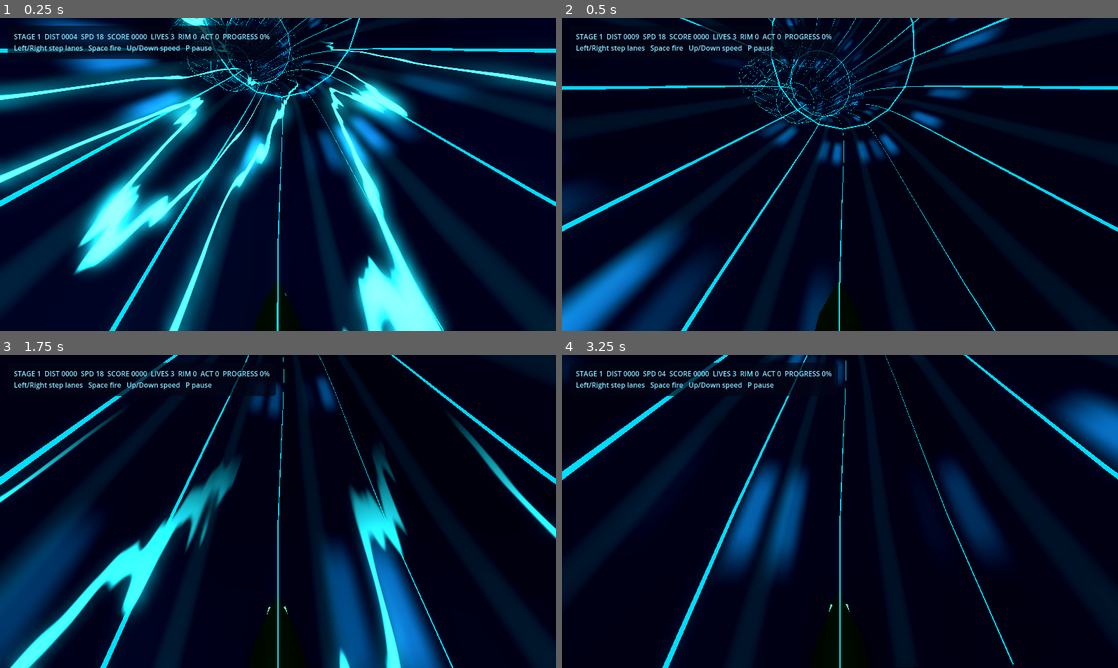
Above: before the commit, frames 1-4 (two rows, left to right).
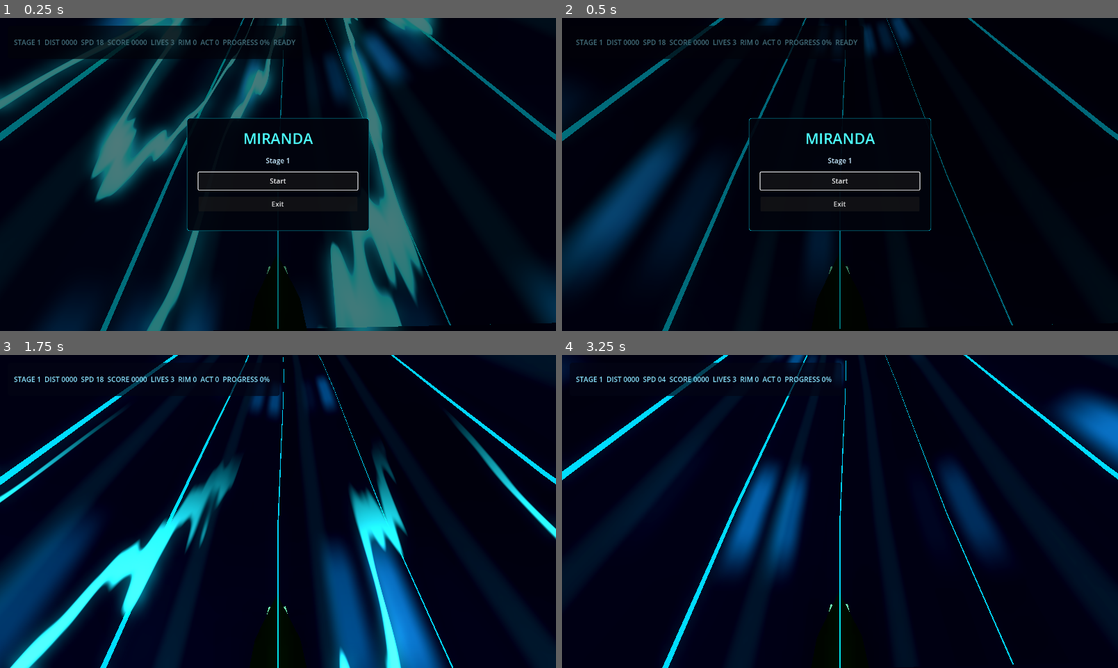
Above: after the commit, the same moments.

Repository: hobsojam/super-miranda-3d
Game: Godot game, scene res://scenes/storm_preview.tscn
The game is run twice, just before and just after one commit, with the same random seed, the same clock (stepped at 60 frames per second) and the same inputs.
Inputs (mouse positions are in pixels of both pictures, inside the frame that each line leads up to):
- Up to frame 1 (0.25 s): no input
- Up to frame 2 (0.5 s): no input
- Up to frame 3 (1.75 s): click (278, 517) at 0.5 s, where only the run after the commit has a clickable "Start"; tap Enter (ui_accept) at 1.25, 1.52, 1.55 s; hold Right (ui_right) from 1.28 s (still down); hold R from 1.28 s (still down)
- Up to frame 4 (3.25 s): tap Enter (ui_accept) at 1.82, 2.1, 2.27, 2.57, 3.05 s; release Right (ui_right) at 2.03 s; release R at 2.03 s; hold Down 2.03-2.78 s; tap R at 2.3 s; hold Right (ui_right) from 2.78 s (still down); hold R from 2.78 s (still down)

The runs differ from the first frame. In frame 1, 55% of the frame differs, in the area x 0-100%, y 0-100%; in frame 2, 27%; in frame 3, 1.3%; in frame 4, 1.3%.

Commit message:
Add enemy art and game state overlays

Diff:
--- a/scripts/storm_stage.gd
+++ b/scripts/storm_stage.gd
@@ -61,6 +61,7 @@
 var _score: int = 0
 var _stage: int = 1
 var _game_over: bool = false
+var _game_complete: bool = false
 var _fire_timer: float = 0.0
 var _base_passes: Array[AudioStream] = []
 var _drums_high_passes: Array[AudioStream] = []
@@ -68,6 +69,13 @@
 var _loaded_music_stage: int = 0
 var _music_intensity: float = 0.0
 var _damage_invulnerability_timer: float = 0.0
+var _run_active: bool = false
+var _state_layer: CanvasLayer
+var _state_panel: Control
+var _state_title: Label
+var _state_body: Label
+var _state_primary_button: Button
+var _state_secondary_button: Button
 
 class StageHazard:
 	var spawn_distance: float
@@ -107,7 +115,10 @@
 	_runner = get_node(runner_path)
 	_hud_label = get_node(hud_label_path) as Label
 	_setup_audio()
+	_setup_state_overlay()
 	_build_stage_one()
+	_runner.set_input_enabled(false)
+	_show_start_screen()
 	_update_hud()
 
 func _exit_tree() -> void:
@@ -132,7 +143,9 @@
 		restart_stage()
 		return
 
-	if _game_over:
+	if not _run_active or _game_over:
+		if Input.is_action_just_pressed("ui_accept"):
+			_start_game()
 		return
 
 	_fire_timer = maxf(_fire_timer - delta, 0.0)
@@ -181,6 +194,8 @@
 	_score = 0
 	_stage = 1
 	_game_over = false
+	_game_complete = false
+	_run_active = true
 	_fire_timer = 0.0
 	_damage_invulnerability_timer = 0.0
 	_runner.set_input_enabled(true)
@@ -192,7 +207,11 @@
 	_build_stage_one()
 	_storm.set_guide_overdraw_enabled(true)
 	_load_music_stage(1)
+	_hide_state_overlay()
 	_update_hud()
+
+func _start_game() -> void:
+	restart_stage()
 
 func _build_stage_one() -> void:
 	_hazards.clear()
@@ -299,6 +318,106 @@
 func _stage_end_distance() -> float:
 	return maxf(_storm.route_length, 1.0)
 
+func _setup_state_overlay() -> void:
+	_state_layer = CanvasLayer.new()
+	_state_layer.layer = 20
+	_state_layer.process_mode = Node.PROCESS_MODE_ALWAYS
+	add_child(_state_layer)
+
+	var dim: ColorRect = ColorRect.new()
+	dim.name = "StateDim"
+	dim.set_anchors_preset(Control.PRESET_FULL_RECT)
+	dim.color = Color(0.0, 0.0, 0.0, 0.52)
+	_state_layer.add_child(dim)
+	_state_panel = dim
+
+	var panel: PanelContainer = PanelContainer.new()
+	panel.set_anchors_preset(Control.PRESET_CENTER)
+	panel.offset_left = -210.0
+	panel.offset_top = -130.0
+	panel.offset_right = 210.0
+	panel.offset_bottom = 130.0
+	panel.add_theme_stylebox_override("panel", _state_panel_style())
+	dim.add_child(panel)
+
+	var margin: MarginContainer = MarginContainer.new()
+	margin.add_theme_constant_override("margin_left", 26)
+	margin.add_theme_constant_override("margin_top", 22)
+	margin.add_theme_constant_override("margin_right", 26)
+	margin.add_theme_constant_override("margin_bottom", 22)
+	panel.add_child(margin)
+
+	var box: VBoxContainer = VBoxContainer.new()
+	box.add_theme_constant_override("separation", 16)
+	margin.add_child(box)
+
+	_state_title = Label.new()
+	_state_title.horizontal_alignment = HORIZONTAL_ALIGNMENT_CENTER
+	_state_title.add_theme_color_override("font_color", Color(0.3, 1.0, 1.0))
+	_state_title.add_theme_font_size_override("font_size", 34)
+	box.add_child(_state_title)
+
+	_state_body = Label.new()
+	_state_body.horizontal_alignment = HORIZONTAL_ALIGNMENT_CENTER
+	_state_body.autowrap_mode = TextServer.AUTOWRAP_WORD_SMART
+	_state_body.add_theme_color_override("font_color", Color(0.78, 0.92, 1.0))
+	_state_body.add_theme_font_size_override("font_size", 16)
+	box.add_child(_state_body)
+
+	_state_primary_button = Button.new()
+	_state_primary_button.custom_minimum_size = Vector2(0.0, 40.0)
+	_state_primary_button.pressed.connect(_start_game)
+	box.add_child(_state_primary_button)
+
+	_state_secondary_button = Button.new()
+	_state_secondary_button.custom_minimum_size = Vector2(0.0, 34.0)
+	_state_secondary_button.text = "Exit"
+	_state_secondary_button.pressed.connect(_on_state_exit_pressed)
+	box.add_child(_state_secondary_button)
+
+func _state_panel_style() -> StyleBoxFlat:
+	var style: StyleBoxFlat = StyleBoxFlat.new()
+	style.bg_color = Color(0.006, 0.014, 0.05, 0.92)
+	style.border_color = Color(0.0, 0.9, 1.0, 0.85)
+	style.border_width_left = 1
+	style.border_width_top = 1
+	style.border_width_right = 1
+	style.border_width_bottom = 1
+	style.corner_radius_top_left = 6
+	style.corner_radius_top_right = 6
+	style.corner_radius_bottom_right = 6
+	style.corner_radius_bottom_left = 6
+	return style
+
+func _show_start_screen() -> void:
+	_run_active = false
+	_state_title.text = "MIRANDA"
+	_state_body.text = "Stage 1"
+	_state_primary_button.text = "Start"
+	_state_panel.visible = true
+	_state_primary_button.grab_focus()
+
+func _show_game_over_screen() -> void:
+	_state_title.text = "GAME OVER"
+	_state_body.text = "Score %04d    Stage %d" % [_score, _stage]
+	_state_primary_button.text = "Restart"
+	_state_panel.visible = true
+	_state_primary_button.grab_focus()
+
+func _show_complete_screen() -> void:
+	_state_title.text = "STORM CLEAR"
+	_state_body.text = "Score %04d" % _score
+	_state_primary_button.text = "Restart"
+	_state_panel.visible = true
+	_state_primary_button.grab_focus()
+
+func _hide_state_overlay() -> void:
+	if _state_panel:
+		_state_panel.visible = false
+
+func _on_state_exit_pressed() -> void:
+	get_tree().quit()
+
 func _advance_stage() -> void:
 	_play_sfx(CLEAR_SOUND)
 	_damage_invulnerability_timer = 0.0
@@ -319,16 +438,15 @@
 		return
 	_runner.set_input_enabled(false)
 	_game_over = true
+	_game_complete = true
+	_run_active = false
+	_show_complete_screen()
 	_update_hud()
 
 func _ensure_marker(hazard: StageHazard) -> void:
 	if _active_markers.has(hazard):
 		return
-	var marker: Node3D = Node3D.new()
-	var body: MeshInstance3D = MeshInstance3D.new()
-	body.mesh = _mesh_for_kind(hazard.kind)
-	body.material_override = _material_for_kind(hazard.kind)
-	marker.add_child(body)
+	var marker: Node3D = _build_enemy_marker(hazard.kind)
 	_storm.add_child(marker)
 	_active_markers[hazard] = marker
 
@@ -343,6 +461,7 @@
 	var side: Vector3 = radial.cross(forward).normalized()
 	marker.global_position = sample.position + radial * (_storm.radius * 0.84)
 	marker.global_basis = Basis(side, radial, -forward).orthonormalized()
+	_animate_enemy_art(marker, hazard.kind)
 
 func _hit_player(hazard: StageHazard) -> void:
 	hazard.hit = true
@@ -508,12 +627,8 @@
 	_update_rim_obstacle_pose(obstacle, _lane_stack_index(obstacle))
 
 func _build_obstacle_marker(kind: String) -> Node3D:
-	var marker: Node3D = Node3D.new()
-	var body: MeshInstance3D = MeshInstance3D.new()
-	body.mesh = _mesh_for_kind(kind)
-	body.material_override = _material_for_kind(kind)
-	body.scale = Vector3.ONE * 1.15
-	marker.add_child(body)
+	var marker: Node3D = _build_enemy_marker(kind)
+	marker.scale = Vector3.ONE * 1.15
 	return marker
 
 func _update_rim_obstacles(delta: float, player_lane: int) -> void:
@@ -557,6 +672,7 @@
 	var side_offset: float = _stack_offset(stack_index)
 	obstacle.marker.global_position = sample.position + radial * (_storm.radius * 0.86) + side * side_offset
 	obstacle.marker.global_basis = Basis(side, radial, -forward).orthonormalized()
+	_animate_enemy_art(obstacle.marker, obstacle.kind)
 
 func _lane_stack_index(obstacle: RimObstacle) -> int:
 	var index: int = 0
@@ -608,12 +724,15 @@
 	if _game_over:
 		return
 	_game_over = true
+	_game_complete = false
+	_run_active = false
 	_runner.set_input_enabled(false)
 	_clear_markers()
 	_clear_bullets()
 	_clear_enemy_bolts()
 	_clear_rim_obstacles()
 	_play_sfx(GAME_OVER_SOUND, -2.0)
+	_show_game_over_screen()
 
 func _burst_rim_obstacles() -> void:
 	for obstacle in _rim_obstacles:
@@ -644,33 +763,96 @@
 		obstacle.marker.queue_free()
 	_rim_obstacles.clear()
 
-func _mesh_for_kind(kind: String) -> Mesh:
+func _build_enemy_marker(kind: String) -> Node3D:
+	var marker: Node3D = Node3D.new()
+	marker.set_meta("kind", kind)
+	var material: StandardMaterial3D = _material_for_kind(kind)
+	var accent: StandardMaterial3D = _accent_material_for_kind(kind)
 	match kind:
 		"tanker":
-			var mesh: BoxMesh = BoxMesh.new()
-			mesh.size = Vector3(2.6, 1.1, 1.4)
-			return mesh
+			_add_box_part(marker, Vector3(2.5, 0.72, 1.35), Vector3.ZERO, Vector3.ZERO, material)
+			_add_box_part(marker, Vector3(0.32, 1.24, 1.7), Vector3(-1.15, 0.0, 0.0), Vector3.ZERO, accent)
+			_add_box_part(marker, Vector3(0.32, 1.24, 1.7), Vector3(1.15, 0.0, 0.0), Vector3.ZERO, accent)
+			_add_sphere_part(marker, 0.28, Vector3(0.0, 0.52, -0.72), material)
 		"spiker":
-			var mesh: PrismMesh = PrismMesh.new()
-			mesh.size = Vector3(1.5, 1.2, 2.3)
-			return mesh
+			_add_prism_part(marker, Vector3(0.62, 0.62, 2.75), Vector3.ZERO, Vector3.ZERO, material)
+			_add_box_part(marker, Vector3(1.65, 0.08, 0.18), Vector3(0.0, 0.0, -0.35), Vector3(0.0, 0.0, 0.35), accent)
+			_add_box_part(marker, Vector3(1.15, 0.08, 0.16), Vector3(0.0, 0.0, 0.45), Vector3(0.0, 0.0, -0.45), accent)
+			_add_prism_part(marker, Vector3(0.28, 0.28, 0.9), Vector3(-0.48, 0.16, 0.82), Vector3(0.0, 0.0, 0.35), accent)
+			_add_prism_part(marker, Vector3(0.28, 0.28, 0.9), Vector3(0.48, -0.16, 0.82), Vector3(0.0, 0.0, -0.35), accent)
 		"pulsar":
-			var mesh: SphereMesh = SphereMesh.new()
-			mesh.radius = 0.78
-			mesh.height = 1.55
-			return mesh
+			var spin: Node3D = Node3D.new()
+			spin.name = "Spin"
+			marker.add_child(spin)
+			_add_sphere_part(spin, 0.58, Vector3.ZERO, material)
+			_add_box_part(spin, Vector3(2.05, 0.08, 0.08), Vector3.ZERO, Vector3.ZERO, accent)
+			_add_box_part(spin, Vector3(0.08, 2.05, 0.08), Vector3.ZERO, Vector3.ZERO, accent)
+			_add_box_part(spin, Vector3(0.08, 0.08, 1.45), Vector3.ZERO, Vector3.ZERO, accent)
 		"exploder":
-			var mesh: SphereMesh = SphereMesh.new()
-			mesh.radius = 1.0
-			mesh.height = 2.0
-			return mesh
+			var pulse: Node3D = Node3D.new()
+			pulse.name = "Pulse"
+			marker.add_child(pulse)
+			_add_sphere_part(pulse, 0.74, Vector3.ZERO, material)
+			_add_box_part(pulse, Vector3(2.0, 0.07, 0.07), Vector3.ZERO, Vector3(0.0, 0.0, 0.55), accent)
+			_add_box_part(pulse, Vector3(0.07, 2.0, 0.07), Vector3.ZERO, Vector3(0.0, 0.0, -0.55), accent)
+			_add_box_part(pulse, Vector3(0.07, 0.07, 2.0), Vector3.ZERO, Vector3(0.55, 0.0, 0.0), accent)
 		"spike":
-			var mesh: PrismMesh = PrismMesh.new()
-			mesh.size = Vector3(0.9, 0.9, 1.5)
-			return mesh
+			_add_prism_part(marker, Vector3(0.42, 0.42, 1.45), Vector3.ZERO, Vector3.ZERO, material)
+			_add_prism_part(marker, Vector3(0.32, 0.32, 1.05), Vector3(-0.36, 0.0, 0.12), Vector3(0.0, 0.85, 0.0), accent)
+			_add_prism_part(marker, Vector3(0.32, 0.32, 1.05), Vector3(0.36, 0.0, 0.12), Vector3(0.0, -0.85, 0.0), accent)
+		_:
+			_add_prism_part(marker, Vector3(0.82, 0.52, 2.05), Vector3.ZERO, Vector3.ZERO, material)
+			_add_box_part(marker, Vector3(1.45, 0.08, 0.34), Vector3(0.0, 0.0, 0.35), Vector3(0.0, 0.0, -0.45), accent)
+			_add_box_part(marker, Vector3(0.78, 0.08, 0.28), Vector3(-0.48, 0.0, -0.32), Vector3(0.0, 0.0, 0.62), accent)
+			_add_box_part(marker, Vector3(0.78, 0.08, 0.28), Vector3(0.48, 0.0, -0.32), Vector3(0.0, 0.0, -0.62), accent)
+	return marker
+
+func _add_box_part(parent: Node3D, size: Vector3, position: Vector3, rotation: Vector3, material: StandardMaterial3D) -> MeshInstance3D:
+	var part: MeshInstance3D = MeshInstance3D.new()
+	var mesh: BoxMesh = BoxMesh.new()
+	mesh.size = size
+	part.mesh = mesh
+	part.position = position
+	part.rotation = rotation
+	part.material_override = material
+	parent.add_child(part)
+	return part
+
+func _add_prism_part(parent: Node3D, size: Vector3, position: Vector3, rotation: Vector3, material: StandardMaterial3D) -> MeshInstance3D:
+	var part: MeshInstance3D = MeshInstance3D.new()
 	var mesh: PrismMesh = PrismMesh.new()
-	mesh.size = Vector3(1.1, 0.9, 2.0)
-	return mesh
+	mesh.size = size
+	part.mesh = mesh
+	part.position = position
+	part.rotation = rotation
+	part.material_override = material
+	parent.add_child(part)
+	return part
+
+func _add_sphere_part(parent: Node3D, radius: float, position: Vector3, material: StandardMaterial3D) -> MeshInstance3D:
+	var part: MeshInstance3D = MeshInstance3D.new()
+	var mesh: SphereMesh = SphereMesh.new()
+	mesh.radius = radius
+	mesh.height = radius * 2.0
+	part.mesh = mesh
+	part.position = position
+	part.material_override = material
+	parent.add_child(part)
+	return part
+
+func _animate_enemy_art(marker: Node3D, kind: String) -> void:
+	var time: float = float(Time.get_ticks_msec()) * 0.001
+	match kind:
+		"pulsar":
+			var spin: Node3D = marker.get_node_or_null("Spin") as Node3D
+			if spin:
+				spin.rotation = Vector3(time * 2.1, time * 1.2, time * 2.8)
+		"exploder":
+			var pulse: Node3D = marker.get_node_or_null("Pulse") as Node3D
+			if pulse:
+				var scale_amount: float = 1.0 + 0.13 * sin(time * 11.0)
+				pulse.scale = Vector3.ONE * scale_amount
+				pulse.rotation = Vector3(time * 1.4, time * 0.9, time * 1.8)
 
 func _material_for_kind(kind: String) -> StandardMaterial3D:
 	var color: Color = Color(1.0, 0.25, 0.25)
@@ -699,6 +881,30 @@
 	material.emission_energy_multiplier = 2.2
 	return material
 
+func _accent_material_for_kind(kind: String) -> StandardMaterial3D:
+	var color: Color = Color(1.0, 0.55, 1.0)
+	var emission: Color = Color(1.0, 0.15, 1.0)
+	match kind:
+		"tanker":
+			color = Color(1.0, 0.86, 0.18)
+			emission = Color(1.0, 0.62, 0.04)
+		"spiker", "spike":
+			color = Color(1.0, 0.18, 1.0)
+			emission = Color(0.95, 0.0, 1.0)
+		"pulsar":
+			color = Color(1.0, 1.0, 0.58)
+			emission = Color(1.0, 0.96, 0.12)
+		"exploder":
+			color = Color(1.0, 0.32, 0.18)
+			emission = Color(1.0, 0.08, 0.0)
+	var material: StandardMaterial3D = StandardMaterial3D.new()
+	material.shading_mode = BaseMaterial3D.SHADING_MODE_UNSHADED
+	material.albedo_color = color
+	material.emission_enabled = true
+	material.emission = emission
+	material.emission_energy_multiplier = 3.1
+	return material
+
 func _bullet_material() -> StandardMaterial3D:
 	var material: StandardMaterial3D = StandardMaterial3D.new()
 	material.shading_mode = BaseMaterial3D.SHADING_MODE_UNSHADED
@@ -819,6 +1025,8 @@
 		if hazard.spawned and not hazard.cleared:
 			active_hazards += 1
 	var status: String = ""
+	if not _run_active and not _game_over:
+		status = "READY"
 	if _game_over:
-		status = "GAME OVER - R restart"
-	_hud_label.text = "STAGE %d  DIST %04d  SPD %02d  SCORE %04d  LIVES %d  RIM %d  ACT %d  PROGRESS %d%%\nLeft/Right step lanes   Space fire   Up/Down speed   P pause   %s" % [_stage, distance, speed, _score, lives, _rim_obstacles.size(), active_hazards, progress, status]
+		status = "CLEAR" if _game_complete else "GAME OVER"
+	_hud_label.text = "STAGE %d  DIST %04d  SPD %02d  SCORE %04d  LIVES %d  RIM %d  ACT %d  PROGRESS %d%%  %s" % [_stage, distance, speed, _score, lives, _rim_obstacles.size(), active_hazards, progress, status]
